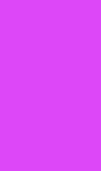
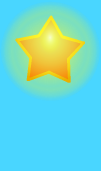
Layered file, before and after one edit (101 × 171). Changes by layer:
hid "active" over [0, 0, 101, 171]
added layer "star" above "blue" over [0, 1, 100, 101]
showed "blue" over [0, 0, 101, 171]
